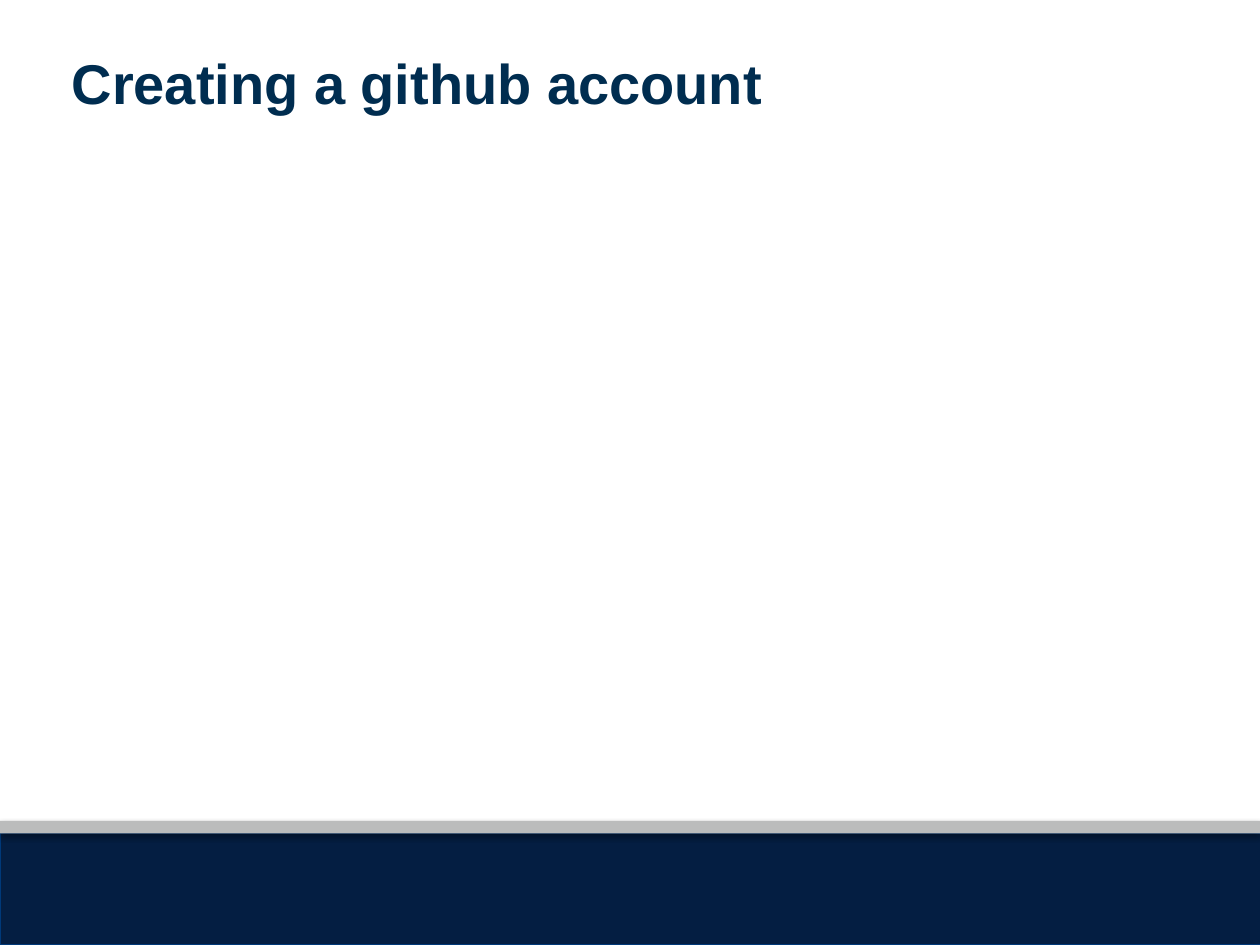
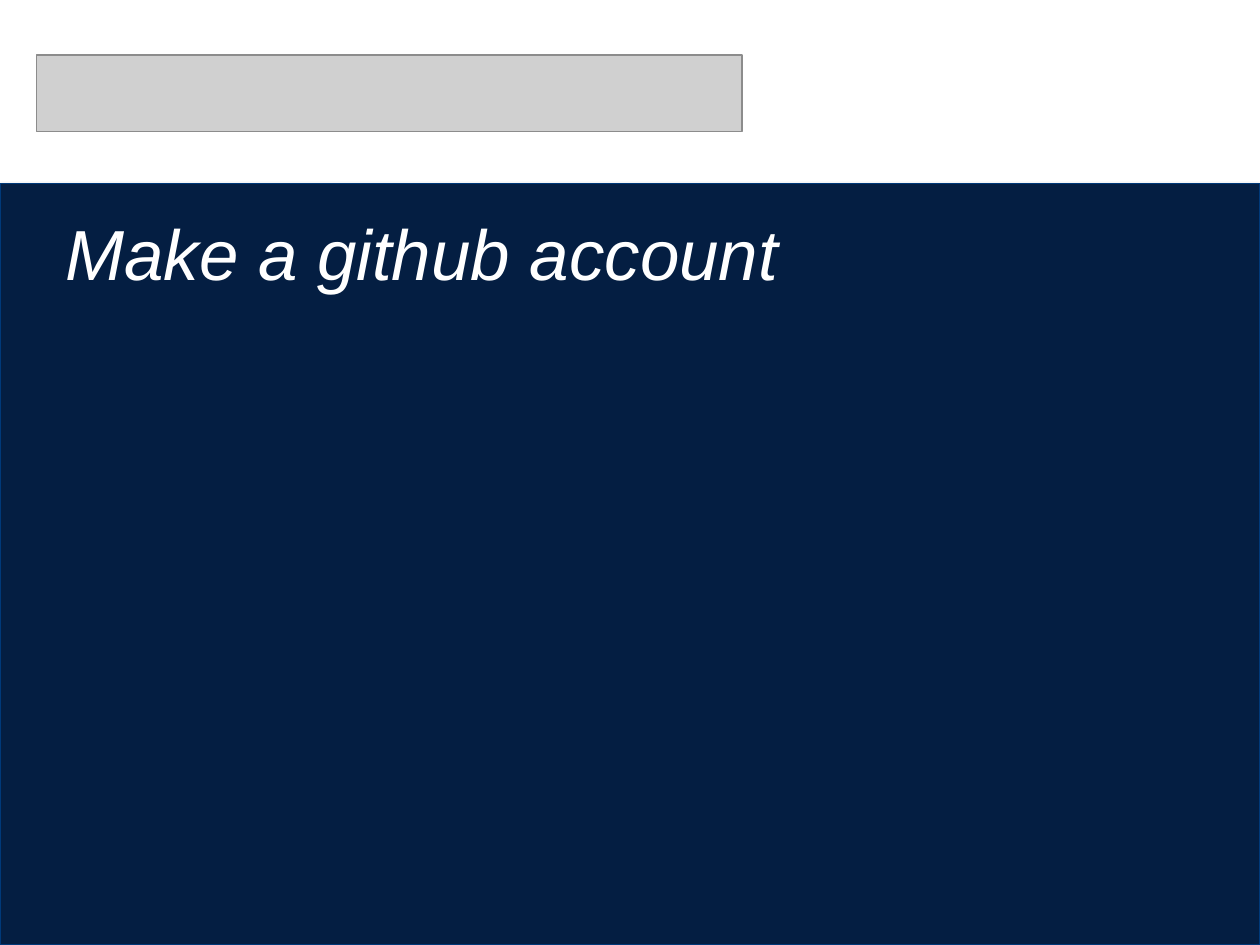
Before and after one commit to seaneff/data-science-basics-2023, a slide deck: slide 6 of day4/R Workshop Day 4 Slides.pptx (slide 7 before the commit). Drawn at 1260x945 pixels with LibreOffice and Linux fonts; fonts in the diff are those of the drawing; grey boxes stand for pictures; background and template pictures are left out. Boxes give left, top, right and bottom in pixels: in the first picture for what was removed or moved away, otherwise in the second. Text is boxed around its words. In the diff, an @@ line names an element or a change of style, - is before the commit and + after.

```diff
--- a/day4/R Workshop Day 4 Slides.pptx
+++ b/day4/R Workshop Day 4 Slides.pptx
@@ picture added at [37, 55, 742, 132] @@
@@ rectangle added at [0, 184, 1260, 945], fill #041E42, outline #003A79 0.75 pt @@
@@ text at [65, 228, 778, 294]: text changed; size 32 to 40.5 pt; text colour #002D50 to #FFFFFF; bold off; italic on @@
-Creating a github account
+Make a github account
```
Also in this commit, not shown: 1 other slide changed, 1 slide added, 2 slides removed, 20 other files.
